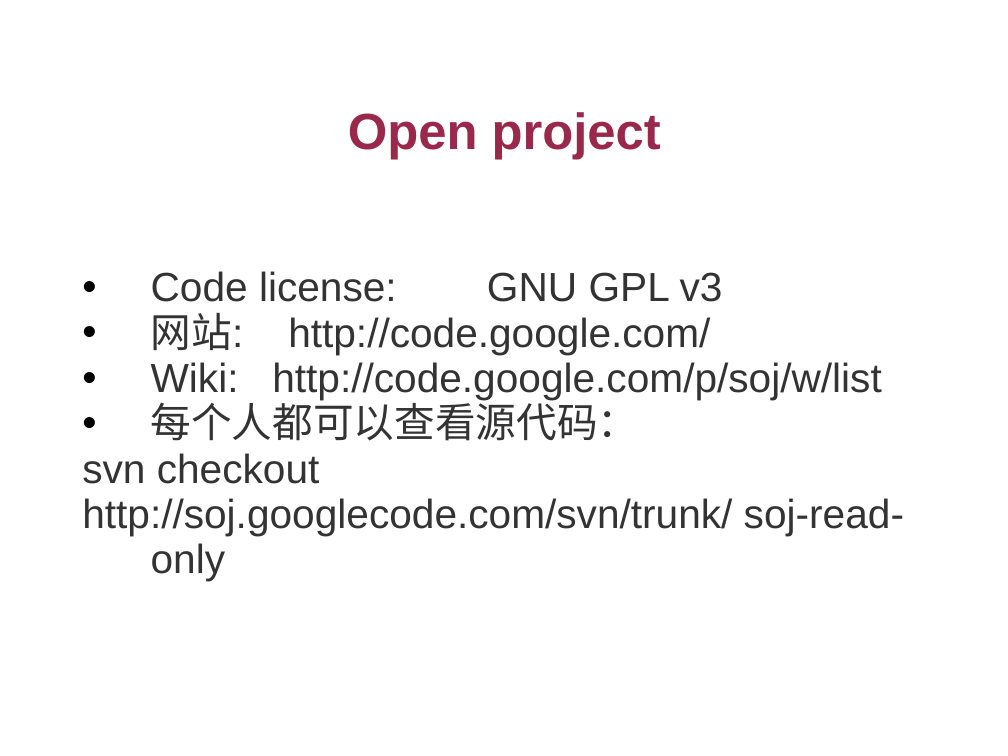
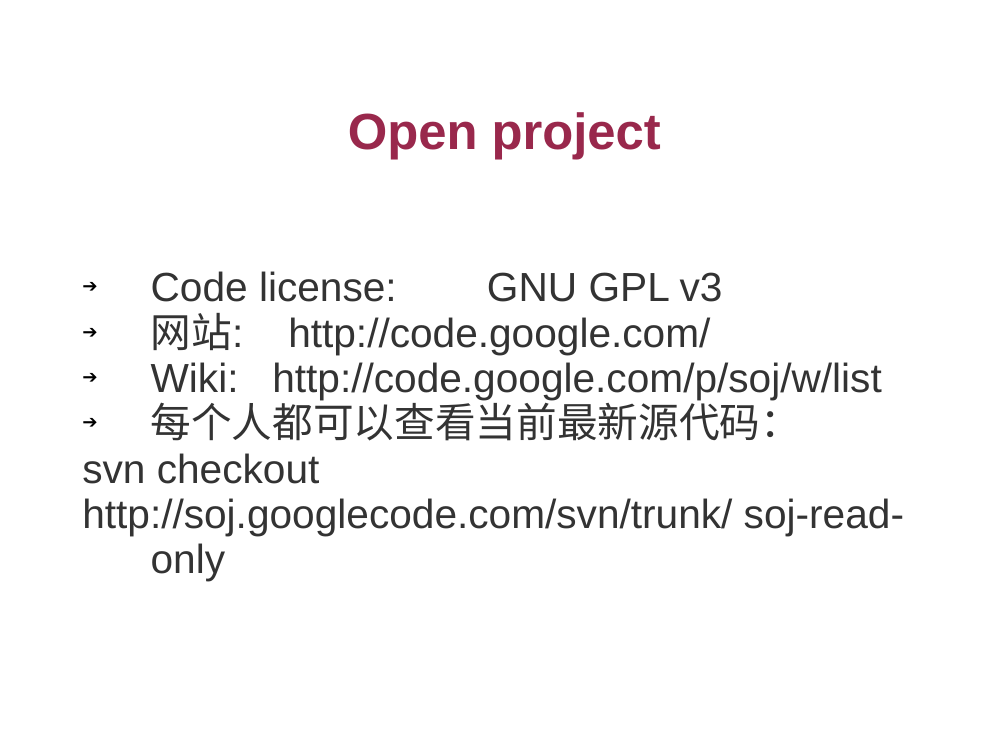
Before and after one commit to 1e0ng/soj-legacy, a slide deck: slide 8 of doc/SOJPresentation.ppt. Drawn at 1008x756 pixels with LibreOffice and Linux fonts; fonts in the diff are those of the drawing; background and template pictures are left out. Boxes give left, top, right and bottom in pixels: in the first picture for what was removed or moved away, otherwise in the second. Text is boxed around its words. In the diff, an @@ line names an element or a change of style, - is before the commit and + after.

```diff
--- a/doc/SOJPresentation.ppt
+++ b/doc/SOJPresentation.ppt
@@ text at [151,271,881,400]: bullet • to ➔ @@
@@ text at [151,396,801,441]: text changed @@
-• 每个人都可以查看源代码：
+➔ 每个人都可以查看当前最新源代码：
```
Also in this commit, not shown: 2 other slides changed, 1 slide added.
